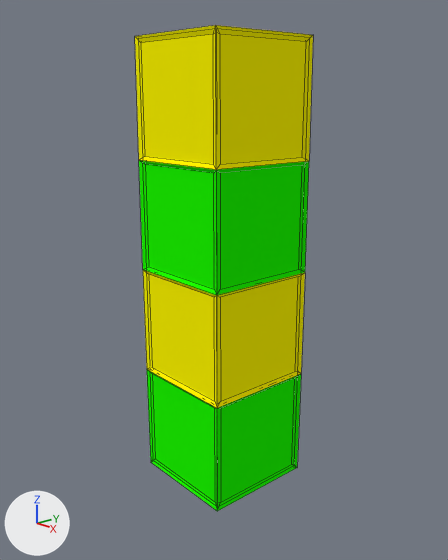
Renders of the Blender file Washed Up Wizard/Assets/Models/Environment/Nursery/Nursery Wall Corner.blend from each side of a commit.
Before and after are seen from a 50 mm lens placed at (5.92, -5.14, 4.74), pointed at (0.01, 0.01, 2.48). Lighting does not change. The marker at lower left points along +X, +Y and +Z. Mesh edges are drawn as thin lines.

The scene before the commit, as lines of its bpy script (objects in view):
```python
me_cube = bpy.data.meshes.new('Cube')
me_cube.from_pydata(...)  # 20 vertices, 18 faces; spans x -0.71..0.71, y -0.71..0.71, z -2.75..2.95
# faces by material slot: [9, 9]
me_cube.materials.append(mat_nursery_wall_green)  # green #1dff00
me_cube.materials.append(mat_nursery_wall_yellow)  # yellow #fff900
ob_nursery_wall_corner = bpy.data.objects.new('Nursery Wall Corner', me_cube)
ob_nursery_wall_corner.location = (0.0, 0.0, 2.5)
_m = ob_nursery_wall_corner.modifiers.new('Wireframe', 'WIREFRAME')
_m.thickness = 0.1
_m.use_replace = False
```
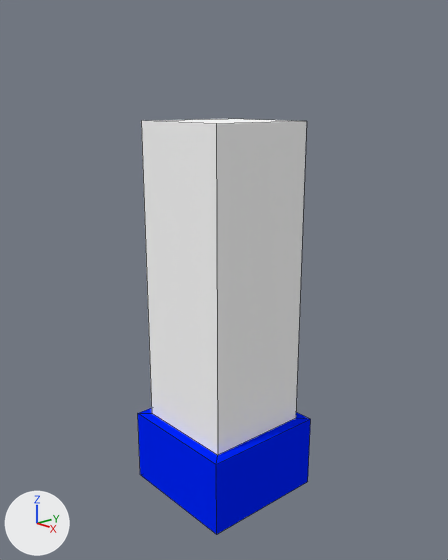
What differs and where, as boxes [x1, y1, x2, y2] in the pictures (448 x 560 px):
'Nursery Wall Corner', reshaped, modifiers changed (14% shorter): before [135, 25, 313, 511]; after [138, 119, 311, 535]

The change, as a diff of the scene's bpy script:
```diff
--- a/Washed Up Wizard/Assets/Models/Environment/Nursery/Nursery Wall Corner.blend.py
+++ b/Washed Up Wizard/Assets/Models/Environment/Nursery/Nursery Wall Corner.blend.py
@@ mat_nursery_wall_corner_blue @@
+mat_nursery_wall_corner_blue = diffuse_material('Nursery Wall Corner-Blue')
+mat_nursery_wall_corner_blue.base_color = (0.0, 0.0187, 1.0)  # blue #0025ff
@@ mat_nursery_wall_corner_white @@
+mat_nursery_wall_corner_white = diffuse_material('Nursery Wall Corner-White')
+mat_nursery_wall_corner_white.base_color = (1.0, 1.0, 1.0)  # white #ffffff
@@ me_cube @@
 # used by ob_nursery_wall_corner; location = (0.0, 0.0, 2.5)
-me_cube.from_pydata(...)  # 20 vertices, 18 faces; spans x -0.71..0.71, y -0.71..0.71, z -2.75..2.95
-me_cube.materials.append(mat_nursery_wall_green)  # green #1dff00
-me_cube.materials.append(mat_nursery_wall_yellow)  # yellow #fff900
+me_cube.from_pydata(...)  # 16 vertices, 14 faces; spans x -0.86..0.86, y -0.86..0.86, z -3.0..2.0
+# me_cube part 1: the whole mesh is rebuilt
+me_cube.materials.append(mat_nursery_wall_corner_white)  # white #ffffff
+me_cube.materials.append(mat_nursery_wall_corner_blue)  # blue #0025ff
@@ ob_nursery_wall_corner @@
 ob_nursery_wall_corner.location = (0.0, 0.0, 2.5)
-_m = ob_nursery_wall_corner.modifiers.new('Wireframe', 'WIREFRAME')
-_m.thickness = 0.1
-_m.use_replace = False
```
